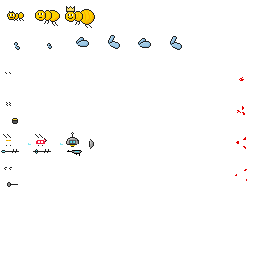
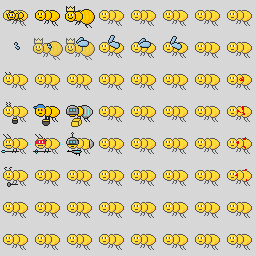
Revision of a layered 256x256 image; what changed, layer by layer:
added layer "Layer 2" above "Blood" over left=66, top=105, right=93, bottom=127
added layer "Crazy worker" in group "Types" over left=33, top=104, right=50, bottom=126
added layer "Bee Body" (2nd of 4) above "Bee Body" over left=67, top=106, right=92, bottom=122
added layer "Bee Body" (3rd of 4) above "Layer 1" over left=35, top=106, right=60, bottom=122
showed "Bee Body" (4th of 4) over left=0, top=0, right=256, bottom=256
